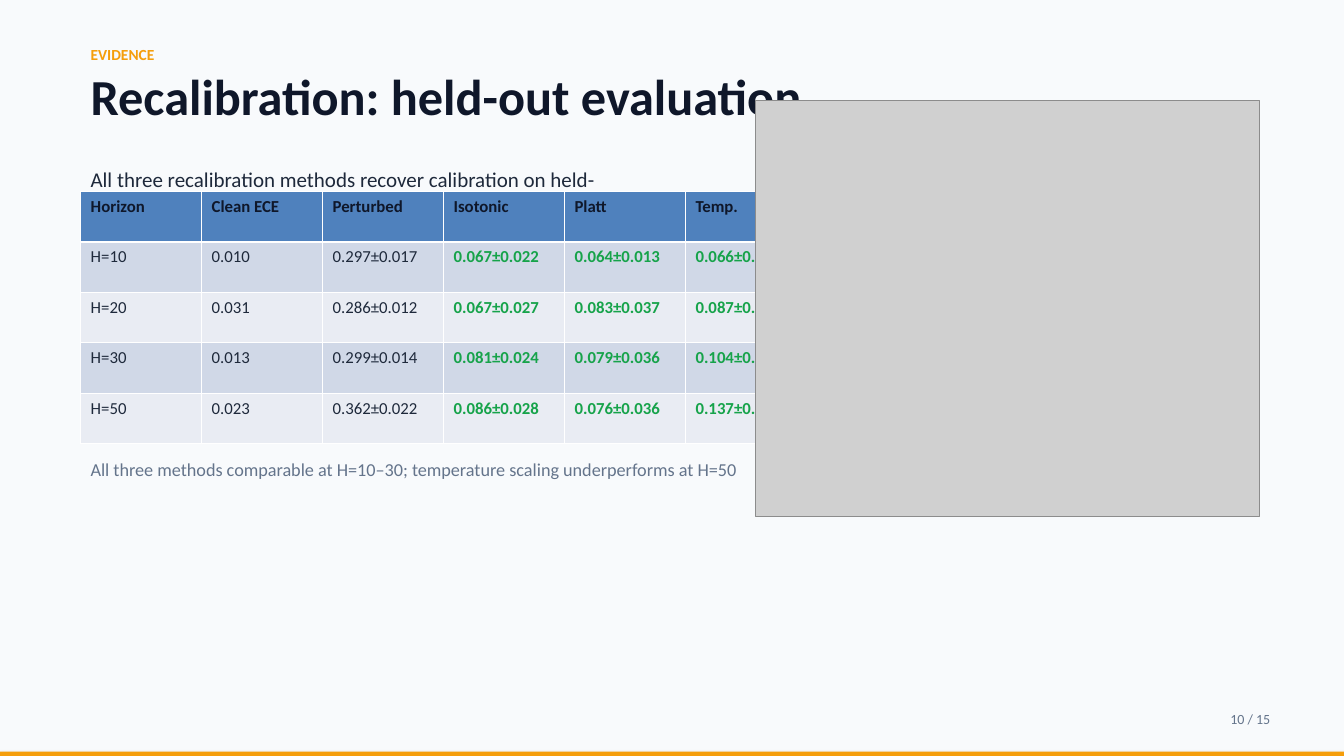
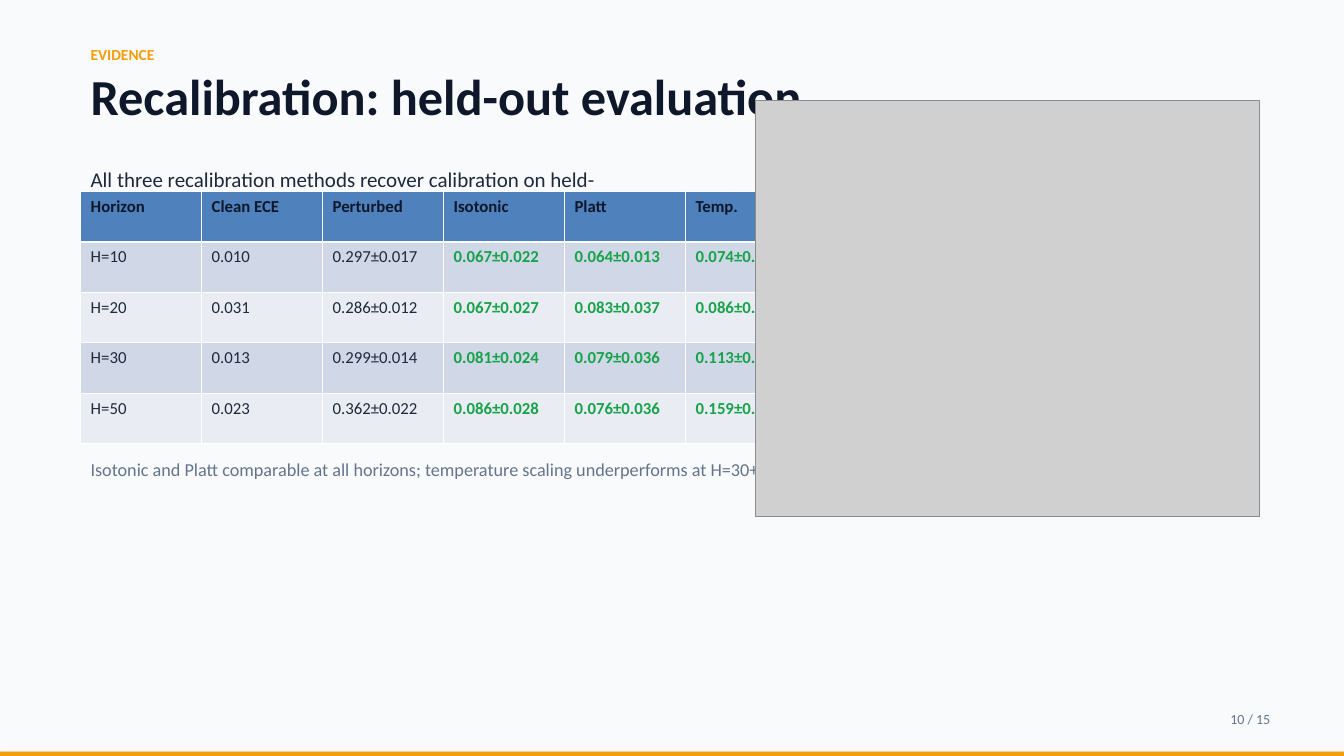
Before and after one commit to touhidsiddiqueeraj-bit/Robustness-of-Multihorizon-Battery-Failure-Intelligence, a slide deck: slide 10 of opendesign/mockups/conference-b-deck/robustness_presentation.pptx. Drawn at 1344x756 pixels with LibreOffice and Linux fonts; fonts in the diff are those of the drawing; grey boxes stand for pictures. Boxes give left, top, right and bottom in pixels: in the first picture for what was removed or moved away, otherwise in the second. Text is boxed around its words. In the diff, an @@ line names an element or a change of style, - is before the commit and + after.

Commit message:
Fix temperature scaling NLL bug: fit T on cal subset only, not full data; update paper/PPtX

```diff
--- a/opendesign/mockups/conference-b-deck/robustness_presentation.pptx
+++ b/opendesign/mockups/conference-b-deck/robustness_presentation.pptx
@@ table at box(81, 192, 807, 444) @@
-row 2, column 6: 0.066±0.024
+row 2, column 6: 0.074±0.020
-row 3, column 6: 0.087±0.022
+row 3, column 6: 0.086±0.023
-row 4, column 6: 0.104±0.019
+row 4, column 6: 0.113±0.027
-row 5, column 6: 0.137±0.026
+row 5, column 6: 0.159±0.021
@@ text at box(91, 461, 759, 481): text changed @@
-All three methods comparable at H=10–30; temperature scaling underperforms at H=50
+Isotonic and Platt comparable at all horizons; temperature scaling underperforms at H=30+
```
Also in this commit, not shown: 5 other files.
